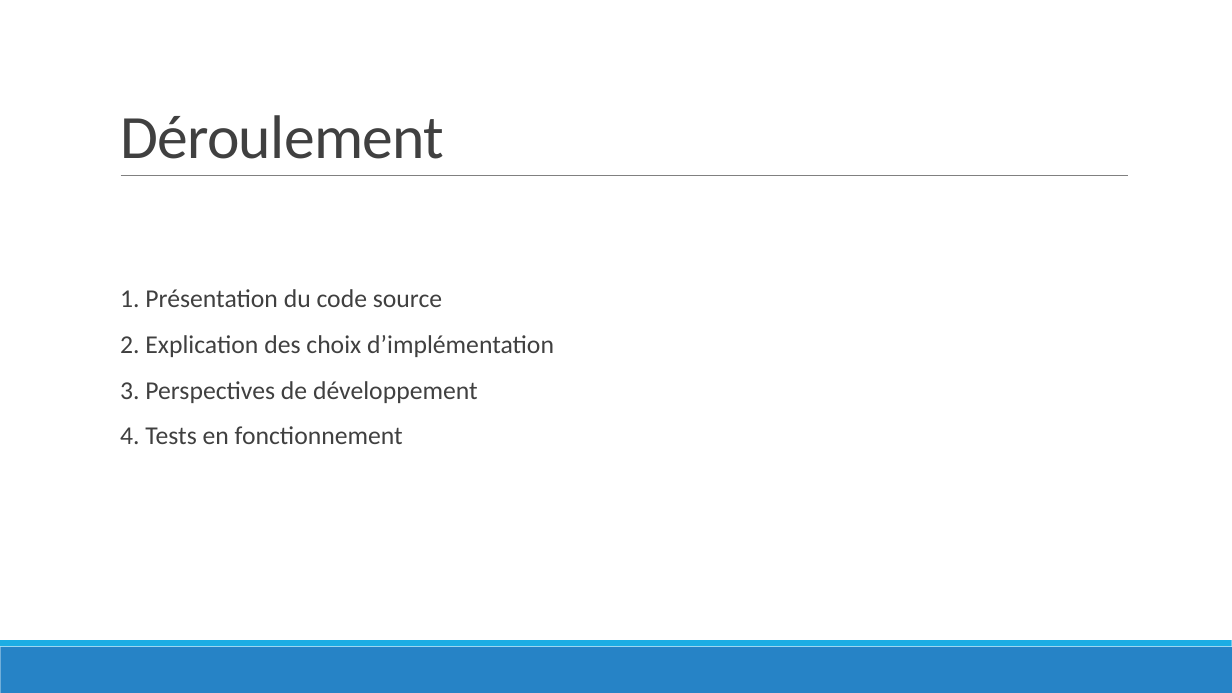
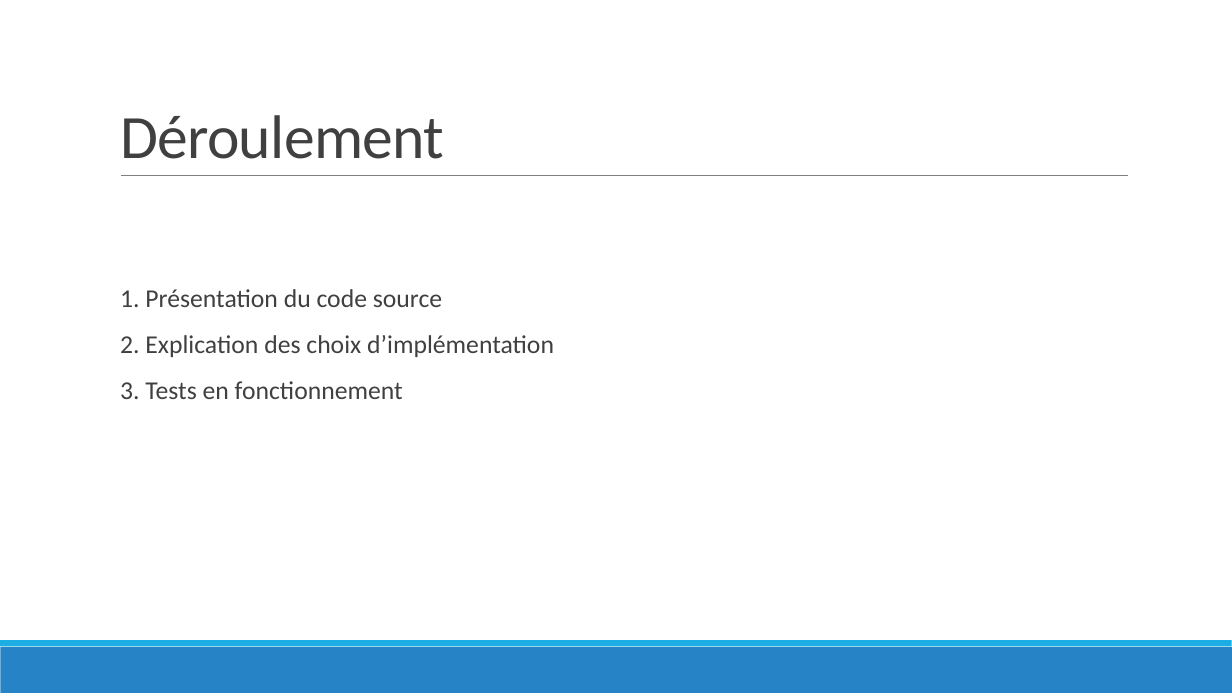
Before and after one commit to StairZ0/SSL_TL, a slide deck: slide 2 of Présentation TL cryptographie.pptx. Drawn at 1232x693 pixels with LibreOffice and Linux fonts; fonts in the diff are those of the drawing. Boxes give left, top, right and bottom in pixels: in the first picture for what was removed or moved away, otherwise in the second. Text is boxed around its words. In the diff, an @@ line names an element or a change of style, - is before the commit and + after.

Commit message:
Maj présentation 2

```diff
--- a/Présentation TL cryptographie.pptx
+++ b/Présentation TL cryptographie.pptx
@@ text at box(120, 381, 403, 399): text changed @@
-  3. Perspectives de développement
-  4. Tests en fonctionnement
+  3. Tests en fonctionnement
```
